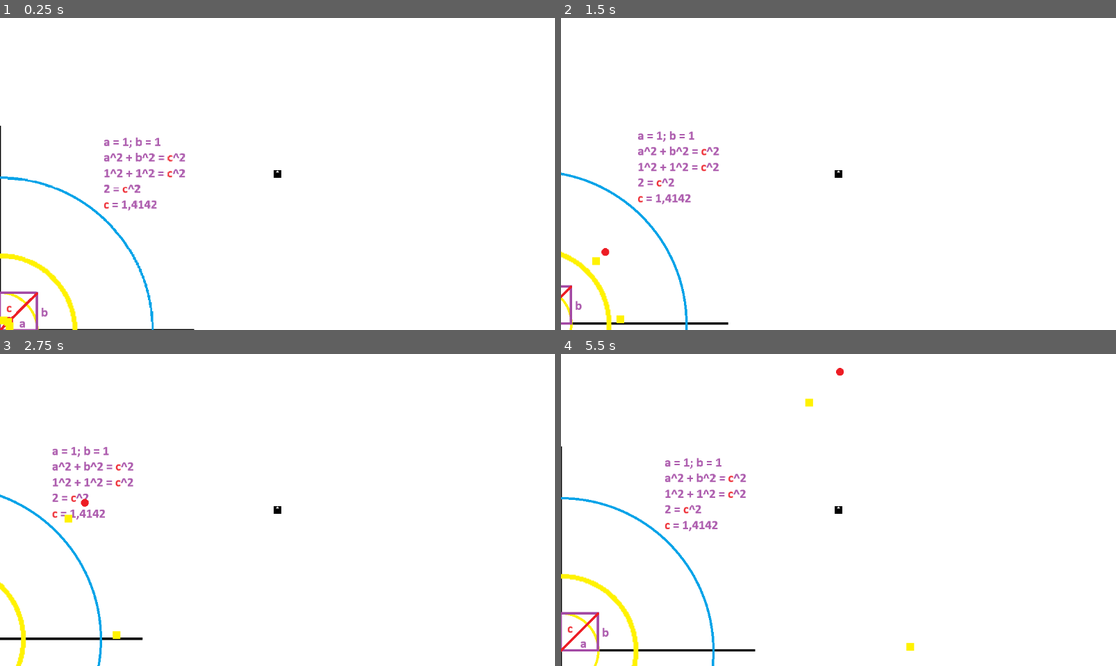
Above: before the commit, frames 1-4 (two rows, left to right).
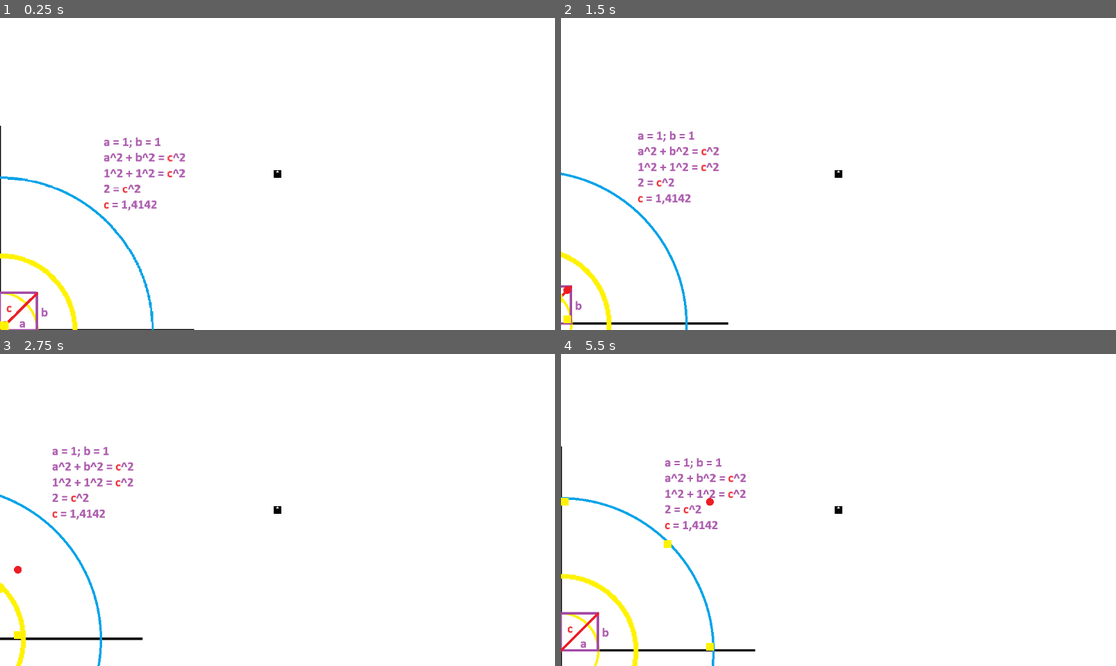
Above: after the commit, the same moments.

Repository: Marcin-Lach/javsc
Game: Godot game, scene res://main.tscn
The game is run twice, just before and just after one commit, with the same random seed, the same clock (stepped at 60 frames per second) and the same inputs.
Inputs:
- Up to frame 1 (0.25 s): no input
- Up to frame 2 (1.5 s): hold Right (right) 0.53-1.28 s; hold Down (down) from 1.28 s (still down)
- Up to frame 3 (2.75 s): release Down (down) at 2.03 s; hold Right (right) from 2.03 s (still down)
- Up to frame 4 (5.5 s): release Right (right) at 2.78 s; hold Up (up) 2.78-3.53 s; hold Left (left) 3.53-5.03 s; hold Down (down) from 5.03 s (still down)

The runs differ from the first frame. In frame 1, less than 0.1% of the frame differs, in the area x 0-3%, y 95-100%; in frame 2, 0.2%; in frame 3, 0.2%; in frame 4, 0.3%, in the area x 0-64%, y 4-96%.

Commit message:
Revert "Setting position resulted in lags/jagged movement, using linear_velocity works better"
This reverts commit 7c68a3c860ce9dbc454e45b0a3b9df06c226de5f.

Diff:
--- a/src/Enemies/Renemy/NormalizedDiagonalMove.gd
+++ b/src/Enemies/Renemy/NormalizedDiagonalMove.gd
@@ -1,8 +1,6 @@
 extends RigidBody2D
 
-@export var speed = 10
-
 func _physics_process(delta):
-	var movement_vector = Vector2(1, -1)
-	movement_vector = movement_vector.normalized() # normalized, to match movements in single direction
-	linear_velocity += movement_vector * speed
+	var movement_vec = Vector2(1, -1)
+	movement_vec = movement_vec.normalized() # normalized, to match movements in single direction
+	position += movement_vec
--- a/src/Enemies/Renemy/UnnormalizedDiagonalMove.gd
+++ b/src/Enemies/Renemy/UnnormalizedDiagonalMove.gd
@@ -1,7 +1,5 @@
 extends RigidBody2D
 
-@export var speed = 10
-
 func _physics_process(delta):
-	var movement_vector = Vector2(1, -1) # not normalized, will result in movement over a longer distance
-	linear_velocity += movement_vector * speed
+	var movement_vec = Vector2(1, -1) # not normalized, will result in movement over a longer distance
+	position += movement_vec
--- a/src/Enemies/Yenemy/GridMoveRight.gd
+++ b/src/Enemies/Yenemy/GridMoveRight.gd
@@ -1,8 +1,6 @@
 extends RigidBody2D
-
-@export var speed = 10
 
 func _physics_process(delta):
 	var movement_vector
 	movement_vector = Vector2(1, 0) # not normalized
-	linear_velocity += movement_vector * speed
+	position += movement_vector
--- a/src/Enemies/Yenemy/GridMoveUp.gd
+++ b/src/Enemies/Yenemy/GridMoveUp.gd
@@ -1,8 +1,6 @@
 extends RigidBody2D
-
-@export var speed = 10
 
 func _physics_process(delta):
 	var movement_vector
 	movement_vector = Vector2(0, -1) # not normalized
-	linear_velocity += movement_vector * speed
+	position += movement_vector
